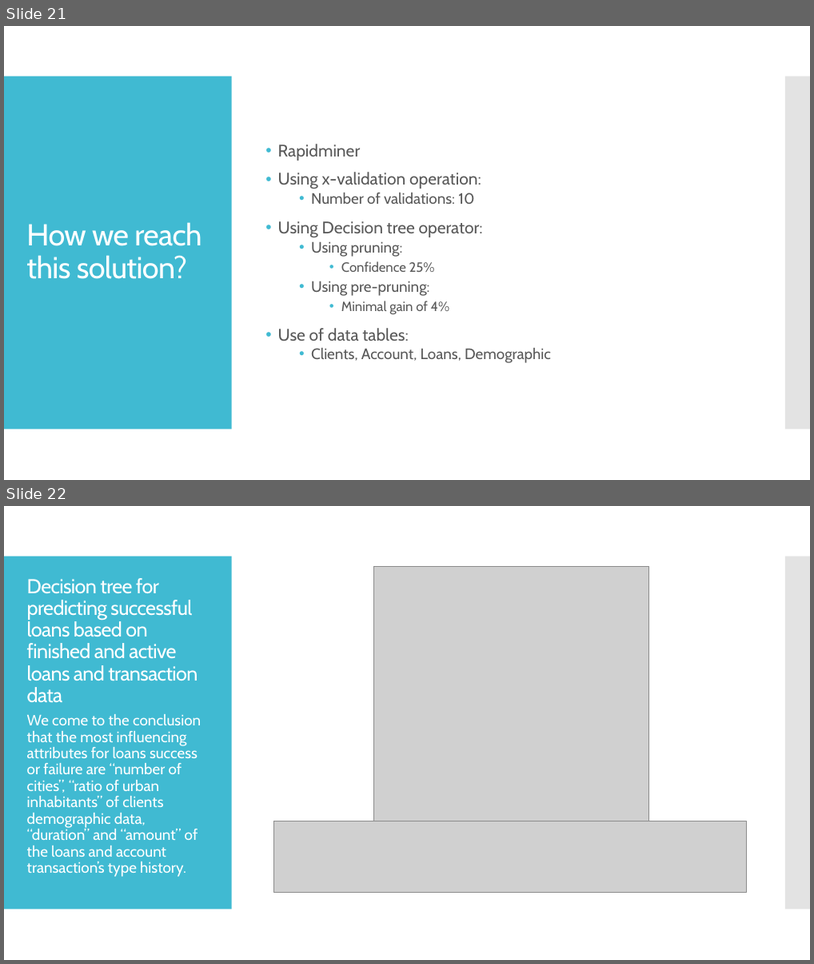
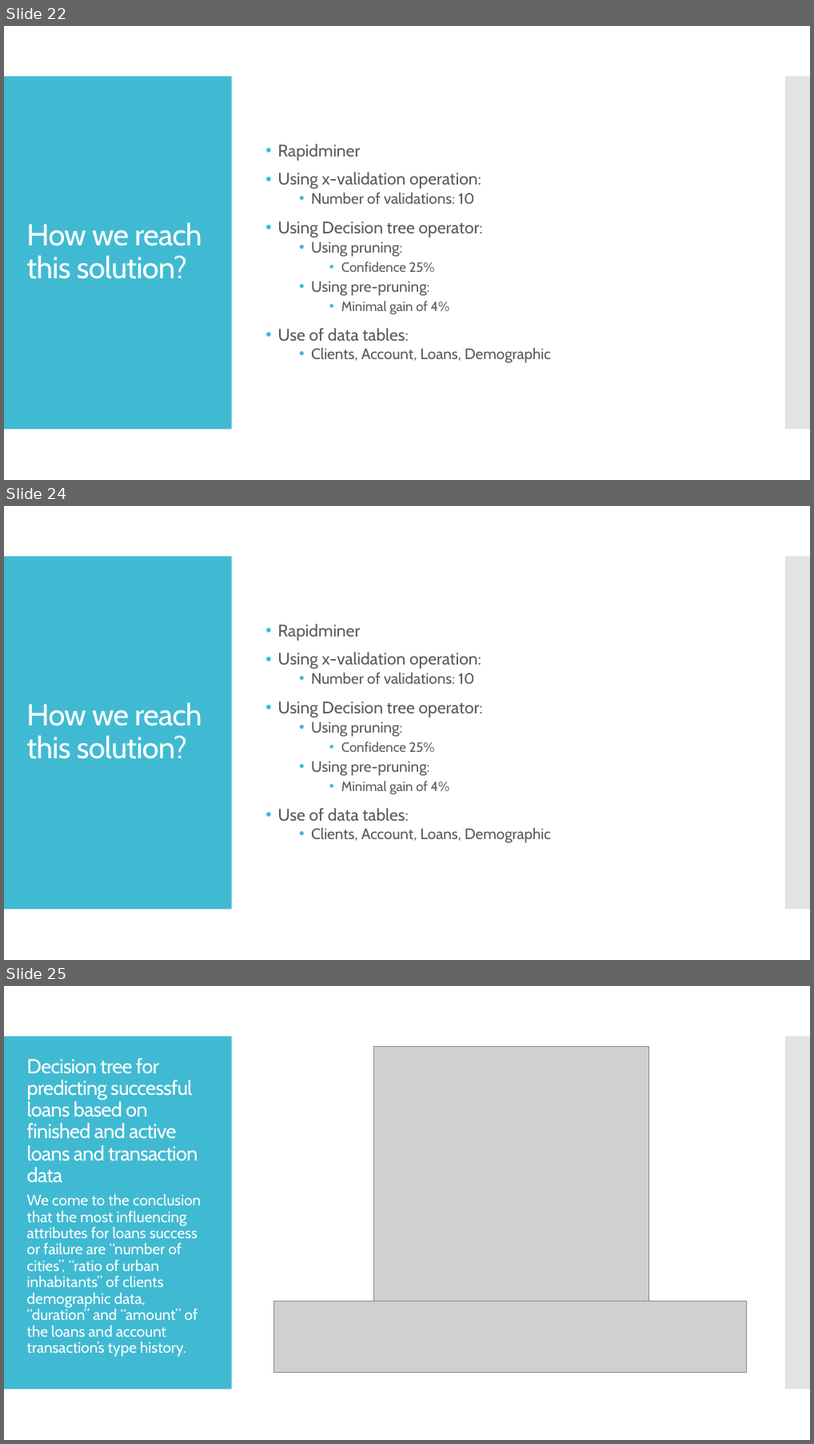
Before and after one commit to jpdias/banking-dm-case-study, a slide deck: Banking Data Mining.pptx. Shown one above the other, each under a label of ours: slides 21 and 22 before the commit, slides 22, 24 and 25 after it; the slides between them are not shown. The pictures are 814x964 and 814x1444 pixels, drawn with LibreOffice and Linux fonts; fonts in the diff are those of the drawing; grey boxes stand for pictures. Boxes give left, top, right and bottom in pixels: in the first picture for what was removed or moved away, otherwise in the second. Text is boxed around its words. In the diff, an @@ line names an element or a change of style, - is before the commit and + after.

```diff
--- a/Banking Data Mining.pptx
+++ b/Banking Data Mining.pptx
@@ slide 24 added at [4,506,810,960], background #FFFFFF; not listed: 2 template elements that a slide beside it also shows @@
@@ text added at [278,624,551,843], 18 pt, text #595959 @@
+• Rapidminer
+• Using x-validation operation:
+  • Number of validations: 10
+• Using Decision tree operator:
+  • Using pruning:
+    • Confidence 25%
+  • Using pre-pruning:
+    • Minimal gain of 4%
+• Use of data tables:
+  • Clients, Account, Loans, Demographic
@@ title added at [26,702,202,759], 36 pt, text #FFFFFF @@
+How we reach this solution?
@@ what was slide 21 is now slide 22 @@
@@ what was slide 22 is now slide 25 @@
```
Also in this commit, not shown: 3 slides changed, 5 other slides added, 3 slides removed, 16 other files.
